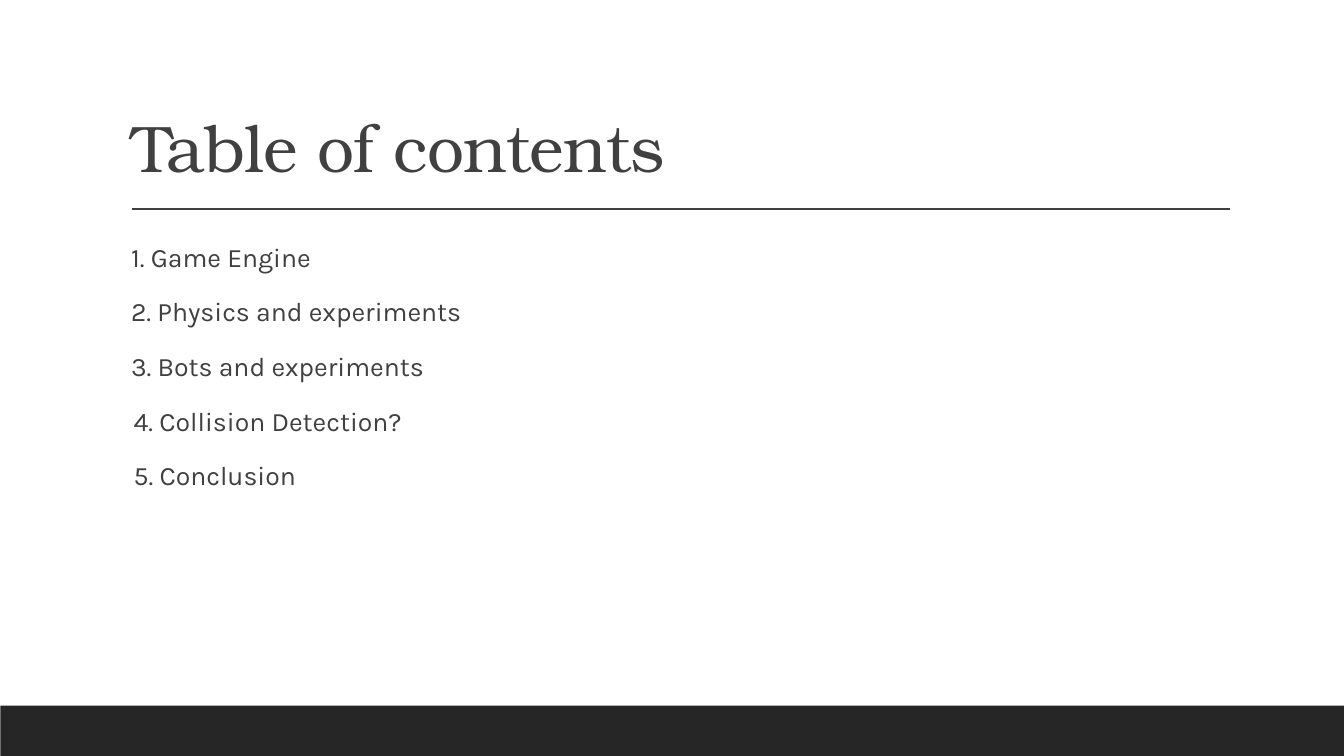
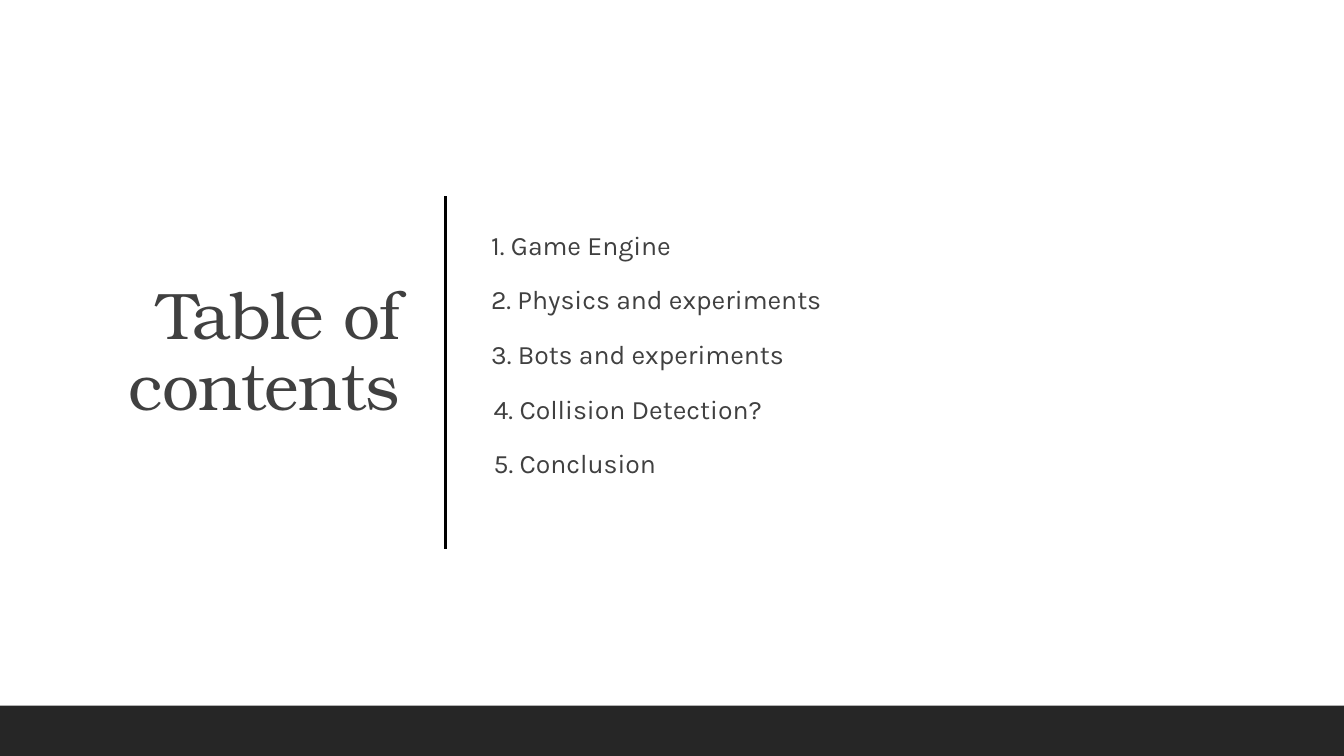
Before and after one commit to renesteeman/Project1-2_Group4, a slide deck: slide 3 of 04-PresentationThirdPhase.pptx. Drawn at 1344x756 pixels with LibreOffice and Linux fonts; fonts in the diff are those of the drawing. Boxes give left, top, right and bottom in pixels: in the first picture for what was removed or moved away, otherwise in the second. Text is boxed around its words. In the diff, an @@ line names an element or a change of style, - is before the commit and + after.

```diff
--- a/04-PresentationThirdPhase.pptx
+++ b/04-PresentationThirdPhase.pptx
@@ rectangle added at bbox=[0, 0, 1344, 756], fill #FFFFFF @@
@@ title "Table of contents": place and size @@
-title "Table of contents" at bbox=[131, 123, 665, 173]
+title "Table of contents" at bbox=[129, 290, 400, 411]
@@ title "Table of contents" at bbox=[129, 290, 400, 411]: alignment left to right; vertical alignment bottom to middle @@
@@ text "1. Game Engine": place and size @@
-text "1. Game Engine" at bbox=[131, 249, 461, 486]
+text "1. Game Engine" at bbox=[491, 237, 821, 474]
@@ text "1. Game Engine" at bbox=[491, 237, 821, 474]: vertical alignment top to middle @@
@@ line added from (446, 196) to (446, 548), #000000 1.5 pt @@
@@ line removed from (132, 210) to (1231, 210) @@
@@ rectangle removed at bbox=[0, 706, 1344, 756] @@
@@ rectangle added at bbox=[0, 706, 1344, 756], fill #262626 @@
```
Also in this commit, not shown: 2 slides added, 2 slides removed.
